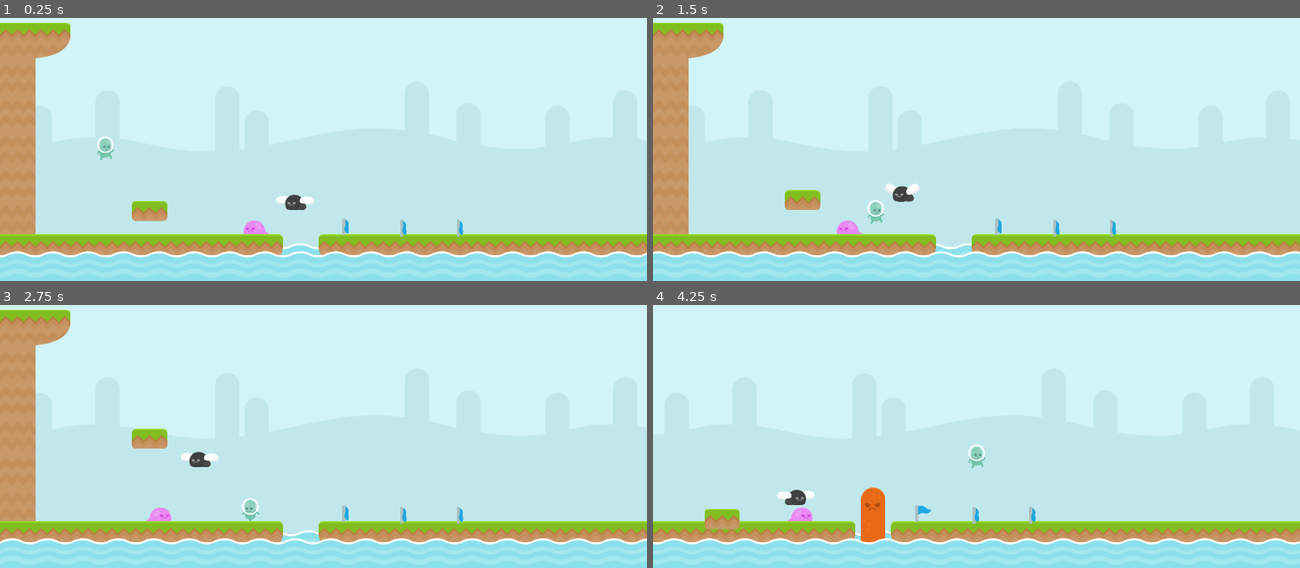
Above: before the commit, frames 1-4 (two rows, left to right).
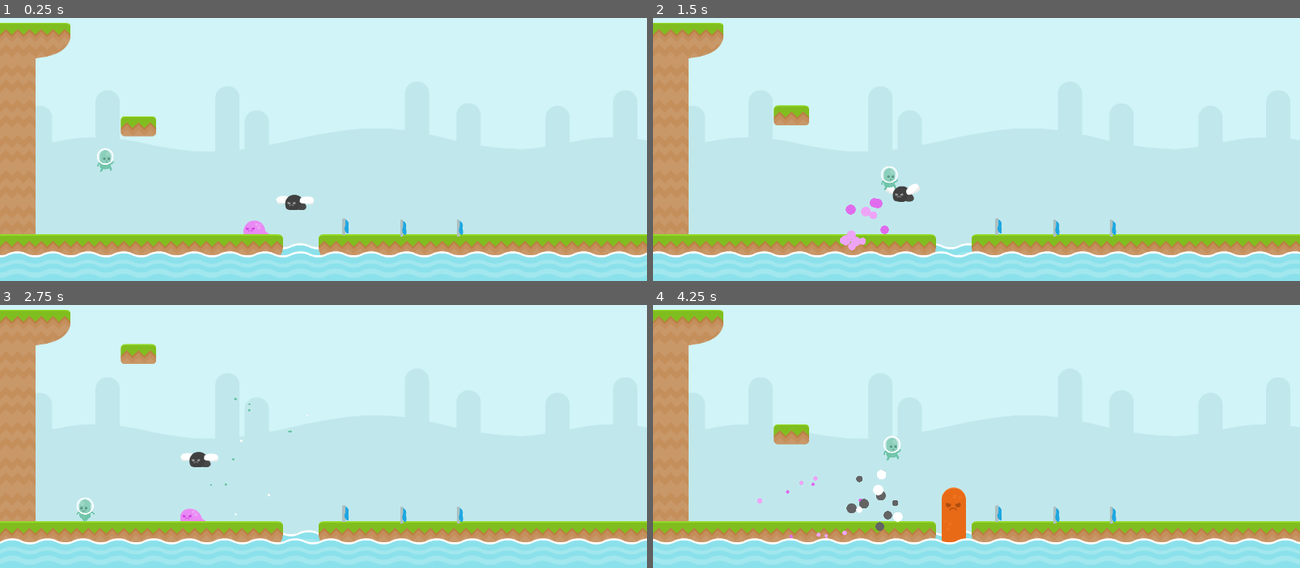
Above: after the commit, the same moments.

Repository: RafaelForbeck/the-way
Game: Godot game, scene res://scenes/phase.tscn
Two runs of this game, one before a commit and one after it. Both use one fixed random seed, a clock stepped at 60 frames per second and the inputs below.
Inputs:
- Up to frame 1 (0.25 s): no input
- Up to frame 2 (1.5 s): tap Enter (jump) at 0.5, 0.77, 0.8, 1.07, 1.35 s; hold S (duck) 0.53-1.28 s; hold Right (move_right) from 0.53 s (still down)
- Up to frame 3 (2.75 s): tap Enter (jump) at 1.52, 1.82, 2.3 s; tap S (duck) at 1.55 s; release Right (move_right) at 2.03 s; hold Left (move_left) from 2.03 s (still down); hold S (duck) from 2.03 s (still down)
- Up to frame 4 (4.25 s): release Left (move_left) at 2.78 s; release S (duck) at 2.78 s; hold Right (move_right) from 2.78 s (still down); tap S (duck) at 2.85 s; tap Enter (jump) at 3.02, 3.32, 3.6, 3.77, 4.07 s

The runs differ from the first frame. In frame 1, 1.1% of the frame differs, in the area x 15-26%, y 37-78%; in frame 2, 1.6%; in frame 3, 1.5%; in frame 4, 11%, in the area x 0-100%, y 1-92%.

Commit message:
fix: player collision and hitbox

Diff:
--- a/entities/platform.tscn
+++ b/entities/platform.tscn
@@ -18,4 +18,3 @@
 [node name="CollisionShape2D" type="CollisionShape2D" parent="."]
 shape = SubResource("RectangleShape2D_vb1vw")
 one_way_collision = true
-one_way_collision_margin = 10.0
--- a/entities/player.tscn
+++ b/entities/player.tscn
@@ -77,10 +77,10 @@
 
 [sub_resource type="CapsuleShape2D" id="CapsuleShape2D_4rocp"]
 radius = 20.0
-height = 82.0
+height = 80.0
 
 [sub_resource type="RectangleShape2D" id="RectangleShape2D_oeelp"]
-size = Vector2(36, 82)
+size = Vector2(36, 80)
 
 [node name="Player" type="CharacterBody2D"]
 z_index = 1
@@ -93,27 +93,28 @@
 
 [node name="AnimatedSprite2D" type="AnimatedSprite2D" parent="."]
 z_index = 1
+position = Vector2(0, -48)
 sprite_frames = SubResource("SpriteFrames_n1v54")
-animation = &"hurted"
+animation = &"duck"
 autoplay = "idle"
 
 [node name="CollisionShape2D" type="CollisionShape2D" parent="."]
 z_index = 1
-position = Vector2(0, 7)
+position = Vector2(0, -40)
 shape = SubResource("CapsuleShape2D_4rocp")
 
 [node name="Camera2D" type="Camera2D" parent="."]
-position = Vector2(0, 4)
+position = Vector2(0, -45.5)
 limit_left = 0
 limit_bottom = 512
 
 [node name="Hitbox" type="Area2D" parent="."]
 z_index = 1
+position = Vector2(0, -40)
 collision_layer = 2
 collision_mask = 104
 
 [node name="CollisionShape2D" type="CollisionShape2D" parent="Hitbox"]
-position = Vector2(0, 7)
 shape = SubResource("RectangleShape2D_oeelp")
 debug_color = Color(0.898626, 0.000182512, 0.76833, 0.42)
 
@@ -121,5 +122,7 @@
 wait_time = 0.3
 one_shot = true
 
+[node name="Node2D" type="Node2D" parent="."]
+
 [connection signal="area_entered" from="Hitbox" to="." method="_on_hitbox_area_entered"]
 [connection signal="timeout" from="ExplosionTimer" to="." method="_on_explosion_timer_timeout"]
--- a/scenes/phase.tscn
+++ b/scenes/phase.tscn
@@ -338,7 +338,6 @@
 
 [node name="Player" parent="." instance=ExtResource("3_nqrv7")]
 position = Vector2(208, 384)
-jump_velocity = -800.0
 
 [node name="RespawnDelay" type="Timer" parent="."]
 one_shot = true
@@ -371,7 +370,7 @@
 v_speed = 1.0
 
 [node name="Platform" parent="." instance=ExtResource("10_2vdjk")]
-position = Vector2(296, 331)
+position = Vector2(274, 163)
 v_oscillation = true
 v_range = 100.0
 v_speed = 2.0
--- a/scripts/player.gd
+++ b/scripts/player.gd
@@ -12,9 +12,14 @@
 @export var max_speed = 300.0
 @export var deceleration = 1200.0
 @export var acceleration = 1600.0
-@export var jump_velocity = -600.0
+@export var jump_velocity = 600.0
+@export var jump_velocity_increment = 10.0
+@export var max_jump_velocity = 1000.0
 @export var explosion_primary_color: Color
 @export var explosion_secondary_color: Color
+
+@export var max_scale: float = 2
+@export var scale_velocity: float = 0.01
 
 var status :PlayerState
 var direction = 0
@@ -24,6 +29,9 @@
 	go_to_jumping_state()
 
 func _physics_process(delta: float) -> void:
+
+	if scale.x < max_scale:
+		scale += scale * delta * scale_velocity
 
 	if not is_on_floor():
 		velocity += get_gravity() * delta
@@ -56,22 +64,24 @@
 
 func go_to_jumping_state():
 	status = PlayerState.JUMPING
+	if jump_velocity < max_jump_velocity:
+		jump_velocity += jump_velocity_increment
 	jump()
 	anim.play("jumping")
 
 func go_to_ducking_state():
 	status = PlayerState.DUCKING
-	collisionShape.shape.height = 50
-	collisionShape.position.y = 16
-	hitBox.shape.size.y = 50
-	hitBox.position.y = 16
+	collisionShape.shape.height = 60
+	collisionShape.position.y = -30
+	hitBox.shape.size.y = 60
+	hitBox.position.y = 10
 	anim.play("duck")
 
 func exit_from_ducking_state():
-	collisionShape.shape.height = 84
-	collisionShape.position.y = 6
-	hitBox.shape.size.y = 82
-	hitBox.position.y = 7
+	collisionShape.shape.height = 80
+	collisionShape.position.y = -40
+	hitBox.shape.size.y = 80
+	hitBox.position.y = 0
 
 func go_to_hurted_state():
 	status = PlayerState.HURTED
@@ -147,7 +157,7 @@
 # Private funcs
 
 func jump():
-	velocity.y = jump_velocity
+	velocity.y = -jump_velocity
 
 func set_h_flip():
 	if velocity.x > 0:
